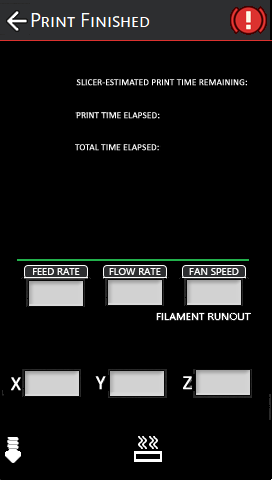
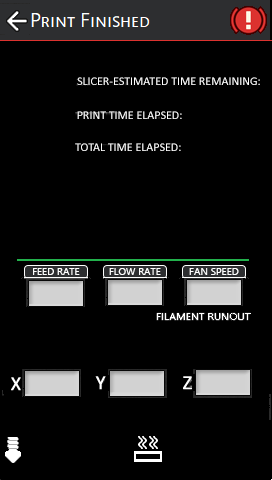
The second 272 × 480 image is a revision of the first. Changes to its layers:
painted on "Titles" over [75, 79, 247, 151]
added layer "TOTAL TIME ELAPSED:" above "PRINT TIME ELAPSED:" over [75, 143, 181, 151]
added layer "PRINT TIME ELAPSED:" above "SLICER-ESTIMATED TIME REMAINING:" over [77, 111, 182, 119]
added layer "SLICER-ESTIMATED TIME REMAINING:" above "Background" over [77, 77, 260, 85]
